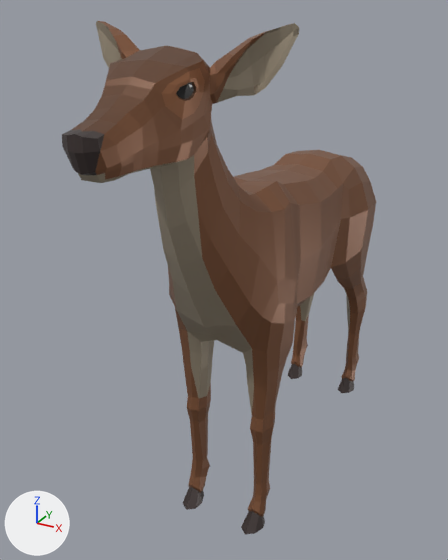
An edit to the glTF model assets/models/cc0_deer.glb, drawn before and after from the same camera.
One viewpoint serves both versions: a 50 mm lens placed at (2.18, -5.14, 4.34), pointed at (-0.26, -0.7, 2.12). Every picture has the same lights, and +X, +Y and +Z are marked at lower left. The older version comes first. Where no turn or scale is listed for an object, it has been applied to the vertices. Vertices at exactly the same position are counted once.

The scene before the commit, as lines of its bpy script (objects in view):
```python
me_deer = bpy.data.meshes.new('Deer')
me_deer.from_pydata(...)  # 1051 vertices, 2096 faces; spans x -0.73..0.73, y -2.76..1.64, z -0.01..4.26
# faces by material slot: [404, 1310, 76, 178, 80, 44, 4]
me_deer.materials.append(mat_main_light)
me_deer.materials.append(mat_main)
me_deer.materials.append(mat_main_dark)
me_deer.materials.append(mat_hooves)
me_deer.materials.append(mat_eye_lighter)
me_deer.materials.append(mat_eye_black)
me_deer.materials.append(mat_eye_white)
ob_deer = bpy.data.objects.new('Deer', me_deer)
ob_deer.location = (0.0, 0.0, 0.0)
```
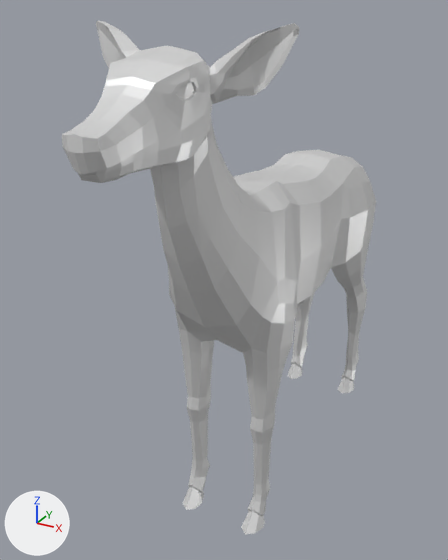
Pixel boxes [x1, y1, x2, y2] of what changed, in the pictures (448 x 560 px):
part 1 of me_deer, recoloured
    both: [78, 21, 350, 414]
part 2 of me_deer, recoloured (brown to grey)
    both: [95, 21, 376, 517]
part 3 of me_deer, recoloured (brown to white)
    both: [72, 45, 203, 134]
part 4 of me_deer, recoloured
    both: [62, 129, 354, 535]
part 5 of me_deer, recoloured (brown to grey)
    both: [162, 68, 205, 120]
part 6 of me_deer, recoloured (black to grey)
    both: [176, 83, 194, 99]

Edits to the bpy script that builds the scene:
```text
Add img_tex_mat_deeratlas_orm:
    img_tex_mat_deeratlas_orm = load_image('Tex_Mat_DeerAtlas_ORM', '_unpacked/Tex_Mat_DeerAtlas_ORM', 128, 128, 'Non-Color')
Add img_tex_mat_deeratlas_col:
    img_tex_mat_deeratlas_col = load_image('Tex_Mat_DeerAtlas_Col', '_unpacked/Tex_Mat_DeerAtlas_Col', 128, 128, 'sRGB')
Add mat_mat_deeratlas:
    mat_mat_deeratlas = bpy.data.materials.new('Mat_DeerAtlas')
    # uses the picture img_tex_mat_deeratlas_col
    # uses the picture img_tex_mat_deeratlas_orm
Change me_deer:
    where me_deer.from_pydata(...)  # 1051 vertices, 2096 faces; spans x -0.73..0.73, y -2.76..1.64, z -0.01..4.26
    used by ob_deer; location = (0.0, 0.0, 0.0)
    remove me_deer.materials.append(mat_eye_white)
    me_deer part 1: all 404 faces that had it switch from mat_main_light to mat_mat_deeratlas
    me_deer part 2: all 1310 faces that had it switch from mat_main to mat_mat_deeratlas
    me_deer part 3: all 76 faces that had it switch from mat_main_dark to mat_mat_deeratlas
    me_deer part 4: all 178 faces that had it switch from mat_hooves to mat_mat_deeratlas
    me_deer part 5: all 80 faces that had it switch from mat_eye_lighter to mat_mat_deeratlas
    me_deer part 6: all 44 faces that had it switch from mat_eye_black to mat_mat_deeratlas
```
